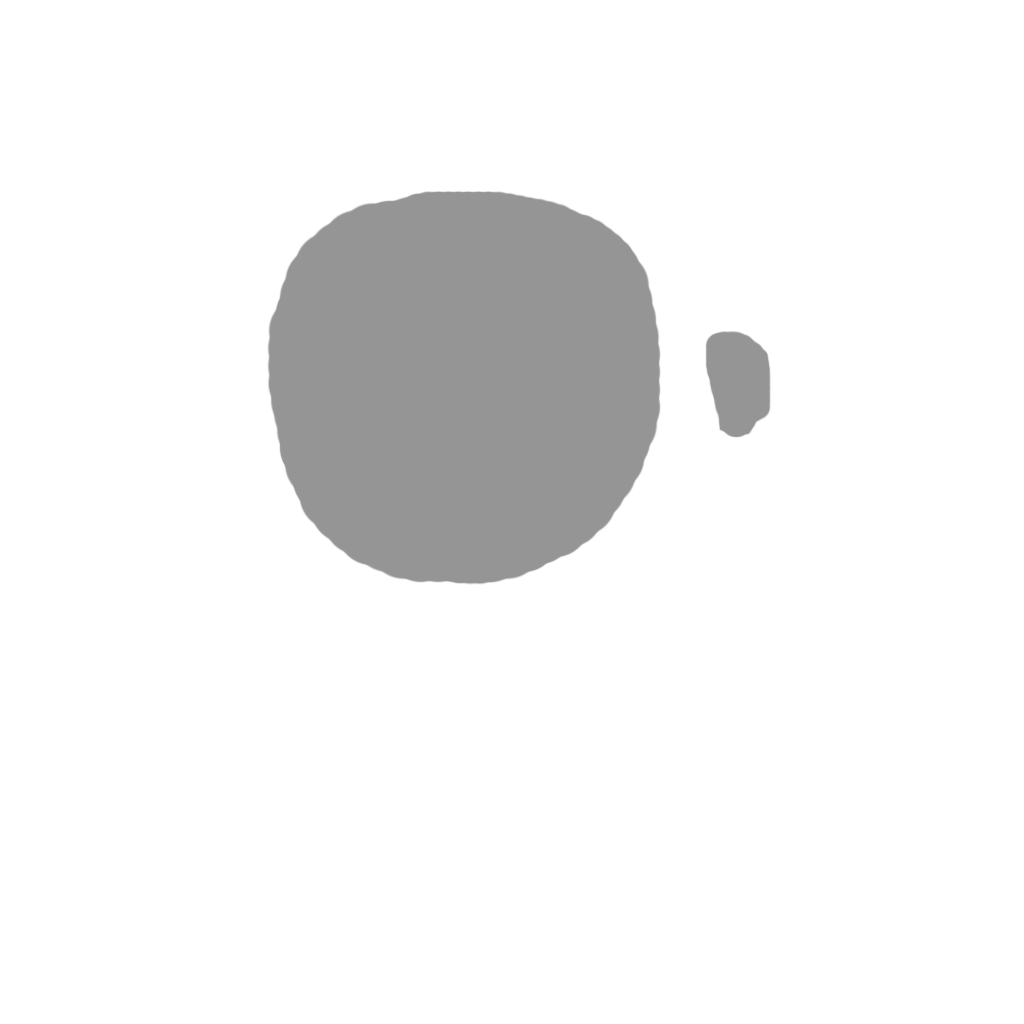
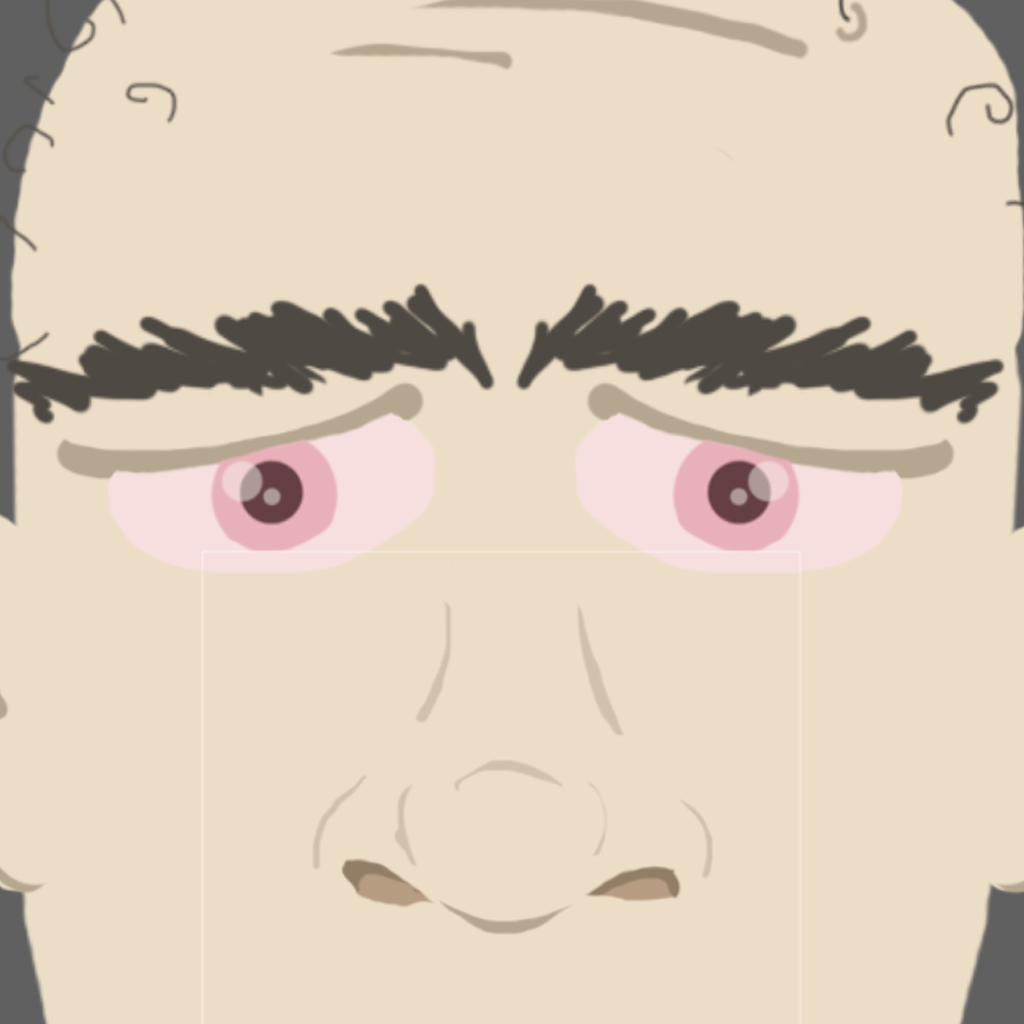
Layers edited between the first and the second 1024 x 1024 image:
added group "appicon" with 1 layers above "Layer 1" over [0, 0, 1024, 1024]
added layer "placeholder" in group "appicon" over [0, 0, 1024, 1024]
painted on "Layer 1" over [14, 5, 1022, 1012]
